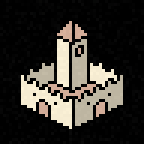
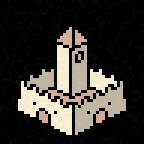
Comparing the layer stacks of the two w=144, h=144 images. Changes:
painted on "Lines copy" over (x1=18, y1=21, x2=126, y2=135)
painted on "Roof #1" over (x1=39, y1=21, x2=105, y2=123)
painted on "Pasted Layer" over (x1=27, y1=39, x2=126, y2=135)
painted on "Walls" over (x1=18, y1=39, x2=117, y2=135)
